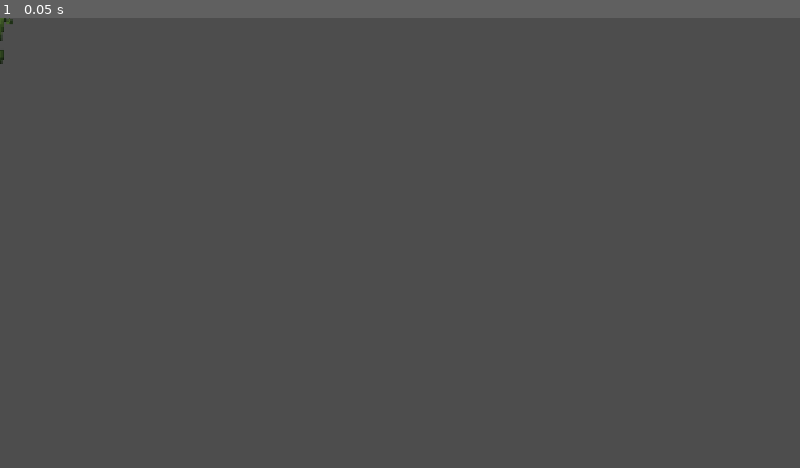
Above: before the commit, frame 1.
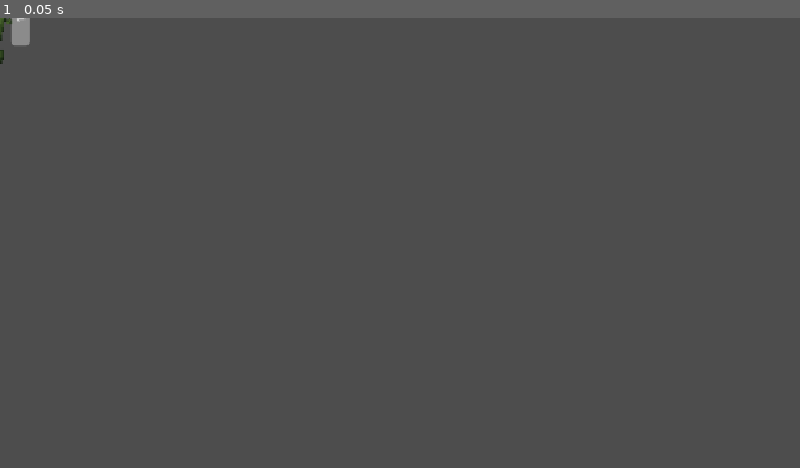
Above: after the commit, the same moment.

Repository: GavinWu42711/Campfire
Game: Godot game, scene res://Scenes/AlligatorEnemy.tscn
Two runs of this game, one before a commit and one after it. Both use one fixed random seed, a clock stepped at 60 frames per second and the inputs below. This scene is started directly instead of the project's main scene. The engine's default icon, where the game draws it, is replaced by a stand-in: a white triangle on a blue panel in a dark square.
Inputs:
- Up to frame 1 (0.05 s): no input

The runs differ from the first frame. In frame 1, 0.1% of the frame differs, in the area x 1-4%, y 0-6%.
Error before the commit: Invalid assignment of property or key 'min_value' with value of type 'float' on a base object of type 'Nil'. (res://Scripts/Enemy_Class.gd:75)

Commit message:
Health Bars

Diff:
--- a/campfire/Scenes/AlligatorEnemy.tscn
+++ b/campfire/Scenes/AlligatorEnemy.tscn
@@ -209,11 +209,12 @@
 "speed": 5.0
 }]
 
-[node name="CharacterBody2D" type="CharacterBody2D" unique_id=327834147 node_paths=PackedStringArray("enemy_hitbox", "enemy_attack_hitbox", "animated_sprite")]
+[node name="CharacterBody2D" type="CharacterBody2D" unique_id=327834147 node_paths=PackedStringArray("enemy_hitbox", "enemy_attack_hitbox", "animated_sprite", "hp_bar")]
 script = ExtResource("1_jv7cr")
 enemy_hitbox = NodePath("CollisionShape2D")
 enemy_attack_hitbox = NodePath("Area2D")
 animated_sprite = NodePath("AnimatedSprite2D")
+hp_bar = NodePath("ProgressBar")
 
 [node name="CollisionShape2D" type="CollisionShape2D" parent="." unique_id=1837338625]
 position = Vector2(-7, -14)
@@ -234,3 +235,10 @@
 animation = &"attack"
 frame = 5
 frame_progress = 1.0
+
+[node name="ProgressBar" type="ProgressBar" parent="." unique_id=1963248104]
+offset_left = 16.0
+offset_top = 40.0
+offset_right = 123.0
+offset_bottom = 67.0
+rotation = 4.712389
--- a/campfire/Scenes/AnglerfishEnemy.tscn
+++ b/campfire/Scenes/AnglerfishEnemy.tscn
@@ -200,11 +200,12 @@
 "speed": 5.0
 }]
 
-[node name="CharacterBody2D" type="CharacterBody2D" unique_id=980513259 node_paths=PackedStringArray("enemy_hitbox", "enemy_attack_hitbox", "animated_sprite")]
+[node name="CharacterBody2D" type="CharacterBody2D" unique_id=980513259 node_paths=PackedStringArray("enemy_hitbox", "enemy_attack_hitbox", "animated_sprite", "hp_bar")]
 script = ExtResource("1_2od65")
 enemy_hitbox = NodePath("CollisionShape2D")
 enemy_attack_hitbox = NodePath("Area2D")
 animated_sprite = NodePath("AnimatedSprite2D")
+hp_bar = NodePath("ProgressBar")
 
 [node name="CollisionShape2D" type="CollisionShape2D" parent="." unique_id=1631969731]
 position = Vector2(4, -1)
@@ -228,3 +229,10 @@
 animation = &"attack"
 frame = 5
 frame_progress = 1.0
+
+[node name="ProgressBar" type="ProgressBar" parent="." unique_id=631084129]
+offset_left = 37.0
+offset_top = 35.0
+offset_right = 108.65855
+offset_bottom = 62.0
+rotation = 4.712389
--- a/campfire/Scenes/BlueFishEnemy.tscn
+++ b/campfire/Scenes/BlueFishEnemy.tscn
@@ -202,12 +202,13 @@
 "speed": 5.0
 }]
 
-[node name="CharacterBody2D" type="CharacterBody2D" unique_id=46626076 node_paths=PackedStringArray("enemy_hitbox", "enemy_attack_hitbox", "animated_sprite")]
+[node name="CharacterBody2D" type="CharacterBody2D" unique_id=46626076 node_paths=PackedStringArray("enemy_hitbox", "enemy_attack_hitbox", "animated_sprite", "hp_bar")]
 script = ExtResource("1_fvxlg")
 rotation_speed = 0.0
 enemy_hitbox = NodePath("CollisionShape2D")
 enemy_attack_hitbox = NodePath("Area2D")
 animated_sprite = NodePath("AnimatedSprite2D")
+hp_bar = NodePath("ProgressBar")
 
 [node name="CollisionShape2D" type="CollisionShape2D" parent="." unique_id=1239632584]
 position = Vector2(-2, 0.5)
@@ -226,3 +227,9 @@
 animation = &"attack"
 frame = 4
 frame_progress = 1.0
+
+[node name="ProgressBar" type="ProgressBar" parent="." unique_id=1216826014]
+offset_left = -47.0
+offset_top = 22.0
+offset_right = 9.0
+offset_bottom = 49.0
--- a/campfire/Scenes/EelEnemy.tscn
+++ b/campfire/Scenes/EelEnemy.tscn
@@ -214,11 +214,12 @@
 "speed": 5.0
 }]
 
-[node name="CharacterBody2D" type="CharacterBody2D" unique_id=980513259 node_paths=PackedStringArray("enemy_hitbox", "enemy_attack_hitbox", "animated_sprite")]
+[node name="CharacterBody2D" type="CharacterBody2D" unique_id=980513259 node_paths=PackedStringArray("enemy_hitbox", "enemy_attack_hitbox", "animated_sprite", "hp_bar")]
 script = ExtResource("1_65tnp")
 enemy_hitbox = NodePath("CollisionShape2D")
 enemy_attack_hitbox = NodePath("Area2D")
 animated_sprite = NodePath("AnimatedSprite2D")
+hp_bar = NodePath("ProgressBar")
 
 [node name="CollisionShape2D" type="CollisionShape2D" parent="." unique_id=878626681]
 position = Vector2(1.7622747, 6.744705)
@@ -242,3 +243,10 @@
 animation = &"attack"
 frame = 5
 frame_progress = 1.0
+
+[node name="ProgressBar" type="ProgressBar" parent="." unique_id=1087382861]
+offset_left = 32.0
+offset_top = 53.0
+offset_right = 139.0
+offset_bottom = 80.0
+rotation = 4.712389
--- a/campfire/Scenes/GreenFishEnemy.tscn
+++ b/campfire/Scenes/GreenFishEnemy.tscn
@@ -160,13 +160,14 @@
 "speed": 5.0
 }]
 
-[node name="CharacterBody2D" type="CharacterBody2D" unique_id=380869770 node_paths=PackedStringArray("enemy_hitbox", "enemy_attack_hitbox", "animated_sprite")]
+[node name="CharacterBody2D" type="CharacterBody2D" unique_id=380869770 node_paths=PackedStringArray("enemy_hitbox", "enemy_attack_hitbox", "animated_sprite", "hp_bar")]
 script = ExtResource("1_n6yp7")
 enemy_attack_damage = 1
 enemy_hitbox = NodePath("CollisionShape2D")
 enemy_attack_hitbox = NodePath("Area2D")
 attack_cooldown = 10.0
 animated_sprite = NodePath("AnimatedSprite2D")
+hp_bar = NodePath("ProgressBar")
 
 [node name="CollisionShape2D" type="CollisionShape2D" parent="." unique_id=1385253411]
 position = Vector2(-1.0000001, 0.99999976)
@@ -185,3 +186,11 @@
 rotation = -1.5705347
 sprite_frames = SubResource("SpriteFrames_6hsfr")
 animation = &"walk"
+
+[node name="ProgressBar" type="ProgressBar" parent="." unique_id=371967342]
+offset_left = 10.0
+offset_top = 14.0
+offset_right = 61.0
+offset_bottom = 41.0
+rotation = 4.712389
+scale = Vector2(0.5, 0.5)
--- a/campfire/Scenes/JellyfishEnemy.tscn
+++ b/campfire/Scenes/JellyfishEnemy.tscn
@@ -186,12 +186,13 @@
 "speed": 5.0
 }]
 
-[node name="CharacterBody2D" type="CharacterBody2D" unique_id=980513259 node_paths=PackedStringArray("enemy_hitbox", "enemy_attack_hitbox", "animated_sprite")]
+[node name="CharacterBody2D" type="CharacterBody2D" unique_id=980513259 node_paths=PackedStringArray("enemy_hitbox", "enemy_attack_hitbox", "animated_sprite", "hp_bar")]
 script = ExtResource("1_lpvdh")
 rotation_speed = 0.0
 enemy_hitbox = NodePath("CollisionShape2D")
 enemy_attack_hitbox = NodePath("Area2D")
 animated_sprite = NodePath("AnimatedSprite2D")
+hp_bar = NodePath("ProgressBar")
 
 [node name="CollisionShape2D" type="CollisionShape2D" parent="." unique_id=915685406]
 position = Vector2(-2.5, 2.5)
@@ -209,3 +210,9 @@
 scale = Vector2(2.8125, 2.6250005)
 sprite_frames = SubResource("SpriteFrames_6dmu0")
 animation = &"attack"
+
+[node name="ProgressBar" type="ProgressBar" parent="." unique_id=989153591]
+offset_left = -34.0
+offset_top = 44.0
+offset_right = 29.0
+offset_bottom = 71.0
--- a/campfire/Scenes/MermaidStaffEnemy.tscn
+++ b/campfire/Scenes/MermaidStaffEnemy.tscn
@@ -209,12 +209,13 @@
 "speed": 5.0
 }]
 
-[node name="CharacterBody2D" type="CharacterBody2D" unique_id=1223103184 node_paths=PackedStringArray("enemy_hitbox", "enemy_attack_hitbox", "animated_sprite")]
+[node name="CharacterBody2D" type="CharacterBody2D" unique_id=1223103184 node_paths=PackedStringArray("enemy_hitbox", "enemy_attack_hitbox", "animated_sprite", "hp_bar")]
 script = ExtResource("1_ymb7h")
 rotation_speed = 0.0
 enemy_hitbox = NodePath("CollisionShape2D")
 enemy_attack_hitbox = NodePath("Area2D")
 animated_sprite = NodePath("AnimatedSprite2D")
+hp_bar = NodePath("ProgressBar")
 
 [node name="CollisionShape2D" type="CollisionShape2D" parent="." unique_id=1152701026]
 position = Vector2(-6, -0.5)
@@ -231,3 +232,10 @@
 animation = &"attack"
 frame = 5
 frame_progress = 1.0
+
+[node name="ProgressBar" type="ProgressBar" parent="." unique_id=52399769]
+offset_left = -23.0
+offset_top = 23.0
+offset_right = 45.0
+offset_bottom = 50.0
+scale = Vector2(0.5, 0.5)
--- a/campfire/Scenes/MermaidSwordEnemy.tscn
+++ b/campfire/Scenes/MermaidSwordEnemy.tscn
@@ -209,12 +209,13 @@
 "speed": 5.0
 }]
 
-[node name="CharacterBody2D" type="CharacterBody2D" unique_id=1514661107 node_paths=PackedStringArray("enemy_hitbox", "enemy_attack_hitbox", "animated_sprite")]
+[node name="CharacterBody2D" type="CharacterBody2D" unique_id=1514661107 node_paths=PackedStringArray("enemy_hitbox", "enemy_attack_hitbox", "animated_sprite", "hp_bar")]
 script = ExtResource("1_52fpl")
 rotation_speed = 0.0
 enemy_hitbox = NodePath("CollisionShape2D")
 enemy_attack_hitbox = NodePath("Area2D")
 animated_sprite = NodePath("AnimatedSprite2D")
+hp_bar = NodePath("ProgressBar")
 
 [node name="CollisionShape2D" type="CollisionShape2D" parent="." unique_id=1966875398]
 position = Vector2(-6, 3.5)
@@ -231,3 +232,10 @@
 animation = &"attack"
 frame = 5
 frame_progress = 1.0
+
+[node name="ProgressBar" type="ProgressBar" parent="." unique_id=104328860]
+offset_left = -17.0
+offset_top = 21.0
+offset_right = 47.0
+offset_bottom = 48.0
+scale = Vector2(0.5, 0.5)
--- a/campfire/Scenes/OctopusEnemy.tscn
+++ b/campfire/Scenes/OctopusEnemy.tscn
@@ -248,7 +248,7 @@
 enemy_hitbox = NodePath("CollisionShape2D")
 enemy_attack_hitbox = NodePath("Area2D")
 animated_sprite = NodePath("AnimatedSprite2D")
-hp_bar = NodePath("ProgressBar")
+hp_bar = NodePath("ProgressBar2")
 
 [node name="CollisionShape2D" type="CollisionShape2D" parent="." unique_id=771748599]
 position = Vector2(-8, 0.5)
@@ -269,6 +269,8 @@
 frame = 5
 frame_progress = 0.80636144
 
-[node name="ProgressBar" type="ProgressBar" parent="." unique_id=1065757239]
-offset_right = 4.0
-offset_bottom = 27.0
+[node name="ProgressBar2" type="ProgressBar" parent="." unique_id=43887222]
+offset_left = -53.0
+offset_top = 51.0
+offset_right = 54.0
+offset_bottom = 78.0
--- a/campfire/Scenes/OrcaEnemy.tscn
+++ b/campfire/Scenes/OrcaEnemy.tscn
@@ -209,12 +209,13 @@
 "speed": 5.0
 }]
 
-[node name="CharacterBody2D" type="CharacterBody2D" unique_id=969061591 node_paths=PackedStringArray("enemy_hitbox", "enemy_attack_hitbox", "animated_sprite")]
+[node name="CharacterBody2D" type="CharacterBody2D" unique_id=969061591 node_paths=PackedStringArray("enemy_hitbox", "enemy_attack_hitbox", "animated_sprite", "hp_bar")]
 script = ExtResource("1_ubog1")
 rotation_speed = 0.0
 enemy_hitbox = NodePath("CollisionShape2D")
 enemy_attack_hitbox = NodePath("Area2D")
 animated_sprite = NodePath("AnimatedSprite2D")
+hp_bar = NodePath("ProgressBar")
 
 [node name="CollisionShape2D" type="CollisionShape2D" parent="." unique_id=1817899640]
 position = Vector2(3, -7)
@@ -232,3 +233,9 @@
 animation = &"attack"
 frame = 5
 frame_progress = 1.0
+
+[node name="ProgressBar" type="ProgressBar" parent="." unique_id=1986584314]
+offset_left = -51.0
+offset_top = 23.0
+offset_right = 56.0
+offset_bottom = 50.0
--- a/campfire/Scenes/SharkEnemy.tscn
+++ b/campfire/Scenes/SharkEnemy.tscn
@@ -209,12 +209,13 @@
 "speed": 5.0
 }]
 
-[node name="CharacterBody2D" type="CharacterBody2D" unique_id=2089242673 node_paths=PackedStringArray("enemy_hitbox", "enemy_attack_hitbox", "animated_sprite")]
+[node name="CharacterBody2D" type="CharacterBody2D" unique_id=2089242673 node_paths=PackedStringArray("enemy_hitbox", "enemy_attack_hitbox", "animated_sprite", "hp_bar")]
 script = ExtResource("1_7stxj")
 rotation_speed = 0.0
 enemy_hitbox = NodePath("CollisionShape2D")
 enemy_attack_hitbox = NodePath("Area2D")
 animated_sprite = NodePath("AnimatedSprite2D")
+hp_bar = NodePath("ProgressBar")
 
 [node name="CollisionShape2D" type="CollisionShape2D" parent="." unique_id=1547045850]
 position = Vector2(-7.5, -4)
@@ -232,3 +233,9 @@
 animation = &"walk"
 frame = 4
 frame_progress = 0.78465575
+
+[node name="ProgressBar" type="ProgressBar" parent="." unique_id=2066516864]
+offset_left = -54.0
+offset_top = 24.0
+offset_right = 53.0
+offset_bottom = 51.0
--- a/campfire/Scenes/SwordfishEnemy.tscn
+++ b/campfire/Scenes/SwordfishEnemy.tscn
@@ -200,11 +200,12 @@
 "speed": 5.0
 }]
 
-[node name="CharacterBody2D" type="CharacterBody2D" unique_id=980513259 node_paths=PackedStringArray("enemy_hitbox", "enemy_attack_hitbox", "animated_sprite")]
+[node name="CharacterBody2D" type="CharacterBody2D" unique_id=980513259 node_paths=PackedStringArray("enemy_hitbox", "enemy_attack_hitbox", "animated_sprite", "hp_bar")]
 script = ExtResource("1_xkiwn")
 enemy_hitbox = NodePath("CollisionShape2D")
 enemy_attack_hitbox = NodePath("Area2D")
 animated_sprite = NodePath("AnimatedSprite2D")
+hp_bar = NodePath("ProgressBar")
 
 [node name="CollisionShape2D" type="CollisionShape2D" parent="." unique_id=1161636527]
 position = Vector2(0, -1)
@@ -227,3 +228,10 @@
 animation = &"attack"
 frame = 5
 frame_progress = 1.0
+
+[node name="ProgressBar" type="ProgressBar" parent="." unique_id=996594160]
+offset_left = 34.0
+offset_top = 55.0
+offset_right = 141.0
+offset_bottom = 82.0
+rotation = 4.712389
--- a/campfire/Scenes/TurtleEnemy.tscn
+++ b/campfire/Scenes/TurtleEnemy.tscn
@@ -221,7 +221,7 @@
 enemy_hitbox = NodePath("CollisionShape2D")
 enemy_attack_hitbox = NodePath("Area2D")
 animated_sprite = NodePath("AnimatedSprite2D")
-hp_bar = NodePath("ProgressBar")
+hp_bar = NodePath("ProgressBar2")
 
 [node name="CollisionShape2D" type="CollisionShape2D" parent="." unique_id=694097625]
 position = Vector2(-1.5, 0.5)
@@ -245,6 +245,9 @@
 frame = 5
 frame_progress = 1.0
 
-[node name="ProgressBar" type="ProgressBar" parent="." unique_id=1059418987]
-offset_right = 4.0
-offset_bottom = 27.0
+[node name="ProgressBar2" type="ProgressBar" parent="." unique_id=1146865941]
+offset_left = 25.0
+offset_top = 42.0
+offset_right = 107.68508
+offset_bottom = 69.0
+rotation = 4.712389
--- a/campfire/Scenes/sea_mine.gd
+++ b/campfire/Scenes/sea_mine.gd
@@ -9,9 +9,9 @@
 	scale = Vector2(random_scale, random_scale)
 
 func _on_area_2d_body_entered(body: Node2D) -> void:
-	$AnimatedSprite2D.play("Explode")
-	dormant = false
 	if body is Player:
 		body.take_damage_signal.emit(4*random_scale)
-	await get_tree().create_timer(1).timeout
-	self.queue_free()
+		$AnimatedSprite2D.play("Explode")
+		dormant = false
+		await get_tree().create_timer(1).timeout
+		self.queue_free()
--- a/campfire/project.godot
+++ b/campfire/project.godot
@@ -11,7 +11,7 @@
 [application]
 
 config/name="Campfire"
-run/main_scene="uid://cdv4s5gpbl3fy"
+run/main_scene="uid://clydl34mgc5hh"
 config/features=PackedStringArray("4.6", "Mobile")
 config/icon="res://Assets/icon.svg"
 
Not shown: 1 places in campfire/Scenes/AlligatorEnemy.tscn that only renumber resources
Not shown: 1 places in campfire/Scenes/AnglerfishEnemy.tscn that only renumber resources
Not shown: 1 places in campfire/Scenes/BlueFishEnemy.tscn that only renumber resources
Not shown: 1 places in campfire/Scenes/EelEnemy.tscn that only renumber resources
Not shown: 1 places in campfire/Scenes/GreenFishEnemy.tscn that only renumber resources
Not shown: 1 places in campfire/Scenes/JellyfishEnemy.tscn that only renumber resources
Not shown: 1 places in campfire/Scenes/MermaidStaffEnemy.tscn that only renumber resources
Not shown: 1 places in campfire/Scenes/MermaidSwordEnemy.tscn that only renumber resources
Not shown: 1 places in campfire/Scenes/OctopusEnemy.tscn that only renumber resources
Not shown: 1 places in campfire/Scenes/OrcaEnemy.tscn that only renumber resources
Not shown: 1 places in campfire/Scenes/SharkEnemy.tscn that only renumber resources
Not shown: 1 places in campfire/Scenes/SwordfishEnemy.tscn that only renumber resources
(and 1 more such lines)
